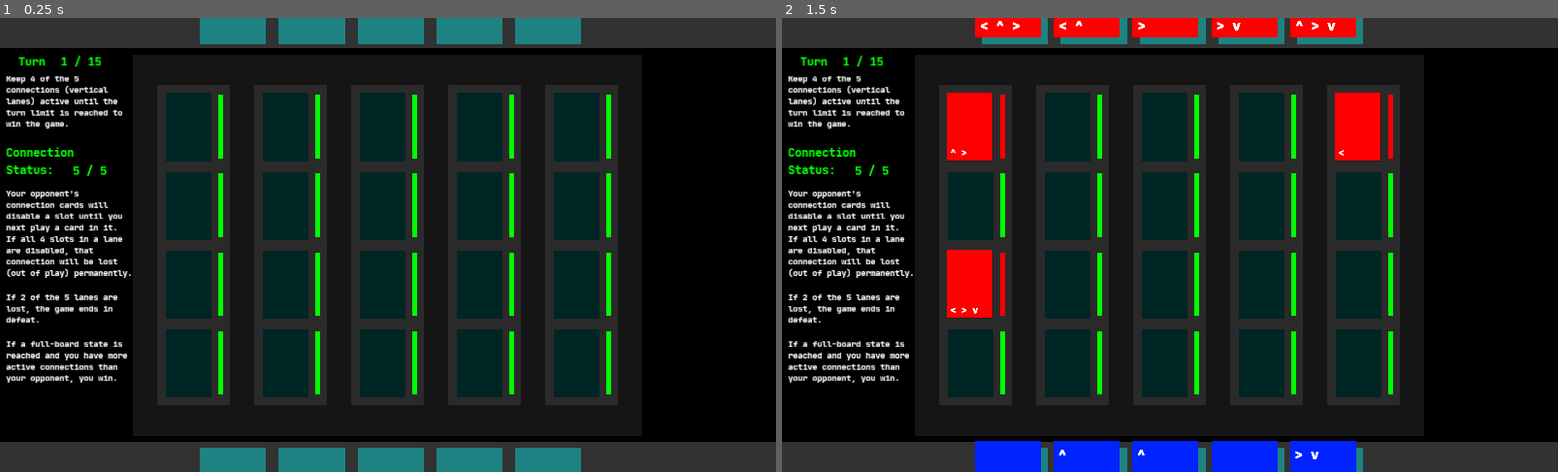
Above: before the commit, frames 1-2 (left to right).
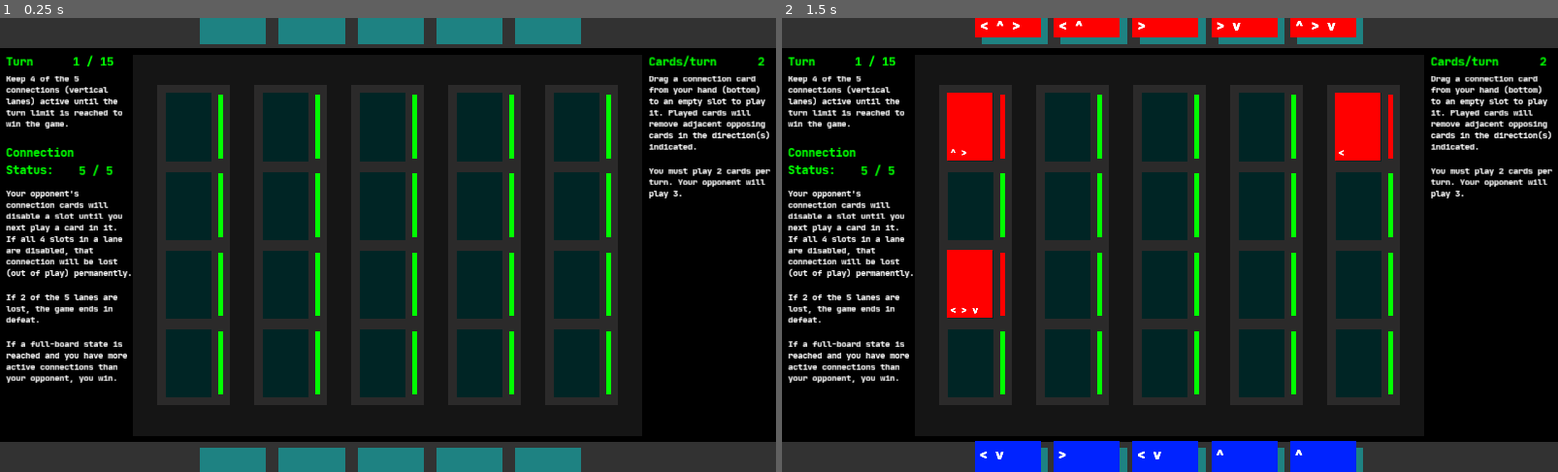
Above: after the commit, the same moments.

Repository: justinwash/Ludum-Dare-46
Game: Godot game, scene res://game.tscn
Same seed, same stepped clock (60 frames per second), same inputs: the game is played once before the commit and once after it.
Inputs (mouse positions are in pixels of both pictures, inside the frame that each line leads up to):
- Up to frame 1 (0.25 s): no input
- Up to frame 2 (1.5 s): tap Enter at 0.5 s; drag from (968, 353) to (968, 195) at 0.52 s; tap Space at 1.25 s; drag from (968, 272) to (968, 117) at 1.27 s

The runs differ from the first frame. In frame 1, 1.5% of the frame differs, in the area x 0-100%, y 8-40%; in frame 2, 1.6%, in the area x 0-100%, y 8-98%.

Commit message:
win/lose

Diff:
--- a/game/game.gd
+++ b/game/game.gd
@@ -6,9 +6,14 @@
 var lane_count = 5
 onready var lane_count_label = $Camera/UI/LanesCount
 
+var cards_count = 2
+onready var cards_label = $Camera/UI/CardsCount
+
 onready var player = $Player
 onready var opponent = $Opponent
 onready var board = $Board
+
+onready var win_lose = $Camera/UI/WinLose
 
 func _ready():
 	player.connect("end_turn", self, "_increment_turn_count")
@@ -41,13 +46,32 @@
 func _full_board():
 	_end_game("full_board")
 
+func set_cards_label(count):
+	cards_count = count
+	cards_label.text = str(cards_count)
+	if cards_count < 2:
+		_enter_danger_mode(cards_label)
+	else:
+		cards_label.set("custom_colors/font_color",Color(0,255,0))
+
 func _end_game(reason):
 	if reason == "turn limit":
 		print("game ended: turn limit - you win!")
+		win_lose.get_node("Win").visible = true
+		win_lose.get_node("Lose").visible = false
 	elif reason == "full board":
 		print("game ended: full board - you might win.")
 	elif reason == "lanes lost":
 		print("game ended: connection lost - you lose")
+		win_lose.get_node("Lose").visible = true
+		win_lose.get_node("Win").visible = false
 	else:
 		print("game ended: for no reason?")
 	get_tree().paused = true
+
+func _on_Quit_button_up():
+	get_tree().quit()
+
+func _on_Again_button_up():
+	get_tree().paused = false
+	get_tree().reload_current_scene()
--- a/game/game.tscn
+++ b/game/game.tscn
@@ -7,6 +7,8 @@
 [ext_resource path="res://shaders/ScanLine.shader" type="Shader" id=5]
 [ext_resource path="res://board/board.tscn" type="PackedScene" id=6]
 [ext_resource path="res://fonts/JetBrainsMono-ExtraBold.ttf" type="DynamicFontData" id=7]
+[ext_resource path="res://popups/victory.png" type="Texture" id=8]
+[ext_resource path="res://popups/defeat.png" type="Texture" id=9]
 
 [sub_resource type="ShaderMaterial" id=1]
 shader = ExtResource( 5 )
@@ -63,9 +65,9 @@
 }
 
 [node name="TurnsLabel" type="Label" parent="Camera/UI"]
-margin_left = 14.0
+margin_left = -2.0
 margin_top = 37.161
-margin_right = 68.0
+margin_right = 52.0
 margin_bottom = 59.161
 custom_fonts/font = SubResource( 2 )
 custom_colors/font_color = Color( 0, 1, 0, 1 )
@@ -75,38 +77,13 @@
 }
 
 [node name="TurnsCount" type="Label" parent="Camera/UI"]
-margin_left = 70.0
+margin_left = 86.0
 margin_top = 37.161
-margin_right = 148.0
+margin_right = 164.0
 margin_bottom = 73.161
 custom_fonts/font = SubResource( 2 )
 custom_colors/font_color = Color( 0, 1, 0, 1 )
 text = "15 / 15"
-__meta__ = {
-"_edit_use_anchors_": false
-}
-
-[node name="LanesLabel" type="Label" parent="Camera/UI"]
-margin_left = -2.0
-margin_top = 157.161
-margin_right = 52.0
-margin_bottom = 179.161
-custom_fonts/font = SubResource( 2 )
-custom_colors/font_color = Color( 0, 1, 0, 1 )
-text = "Connection
-Status:"
-__meta__ = {
-"_edit_use_anchors_": false
-}
-
-[node name="LanesCount" type="Label" parent="Camera/UI"]
-margin_left = 86.0
-margin_top = 181.161
-margin_right = 164.0
-margin_bottom = 217.161
-custom_fonts/font = SubResource( 2 )
-custom_colors/font_color = Color( 0, 1, 0, 1 )
-text = "5 / 5"
 __meta__ = {
 "_edit_use_anchors_": false
 }
@@ -123,6 +100,31 @@
 "_edit_use_anchors_": false
 }
 
+[node name="LanesLabel" type="Label" parent="Camera/UI"]
+margin_left = -2.0
+margin_top = 157.161
+margin_right = 52.0
+margin_bottom = 179.161
+custom_fonts/font = SubResource( 2 )
+custom_colors/font_color = Color( 0, 1, 0, 1 )
+text = "Connection
+Status:"
+__meta__ = {
+"_edit_use_anchors_": false
+}
+
+[node name="LanesCount" type="Label" parent="Camera/UI"]
+margin_left = 94.0
+margin_top = 181.161
+margin_right = 172.0
+margin_bottom = 217.161
+custom_fonts/font = SubResource( 2 )
+custom_colors/font_color = Color( 0, 1, 0, 1 )
+text = "5 / 5"
+__meta__ = {
+"_edit_use_anchors_": false
+}
+
 [node name="LanesExplaination" type="RichTextLabel" parent="Camera/UI"]
 margin_left = -2.0
 margin_top = 213.0
@@ -138,7 +140,114 @@
 __meta__ = {
 "_edit_use_anchors_": false
 }
+
+[node name="CardsLabel" type="Label" parent="Camera/UI"]
+margin_left = 846.0
+margin_top = 37.0
+margin_right = 1006.0
+margin_bottom = 59.0
+custom_fonts/font = SubResource( 2 )
+custom_colors/font_color = Color( 0, 1, 0, 1 )
+text = "Cards/turn"
+__meta__ = {
+"_edit_use_anchors_": false
+}
+
+[node name="CardsCount" type="Label" parent="Camera/UI"]
+margin_left = 990.0
+margin_top = 37.161
+margin_right = 1006.0
+margin_bottom = 59.161
+custom_fonts/font = SubResource( 2 )
+custom_colors/font_color = Color( 0, 1, 0, 1 )
+text = "2"
+__meta__ = {
+"_edit_use_anchors_": false
+}
+
+[node name="CardsExplaination" type="RichTextLabel" parent="Camera/UI"]
+margin_left = 846.0
+margin_top = 61.161
+margin_right = 1014.0
+margin_bottom = 349.161
+custom_fonts/normal_font = SubResource( 3 )
+text = "Drag a connection card from your hand (bottom) to an empty slot to play it. Played cards will remove adjacent opposing cards in the direction(s) indicated.
+
+You must play 2 cards per turn. Your opponent will play 3. "
+scroll_active = false
+__meta__ = {
+"_edit_use_anchors_": false
+}
+
+[node name="WinLose" type="Control" parent="Camera/UI"]
+pause_mode = 2
+margin_right = 1006.0
+margin_bottom = 581.0
+mouse_filter = 2
+__meta__ = {
+"_edit_use_anchors_": false
+}
+
+[node name="Lose" type="Node2D" parent="Camera/UI/WinLose"]
+visible = false
+z_index = 2
+
+[node name="defeat" type="Sprite" parent="Camera/UI/WinLose/Lose"]
+position = Vector2( 510, 317.161 )
+texture = ExtResource( 9 )
+
+[node name="Quit" type="Button" parent="Camera/UI/WinLose/Lose"]
+margin_left = 454.0
+margin_top = 381.161
+margin_right = 558.0
+margin_bottom = 401.161
+text = "Quit"
+__meta__ = {
+"_edit_use_anchors_": false
+}
+
+[node name="Again" type="Button" parent="Camera/UI/WinLose/Lose"]
+margin_left = 454.0
+margin_top = 349.161
+margin_right = 558.0
+margin_bottom = 369.161
+text = "Try Again"
+__meta__ = {
+"_edit_use_anchors_": false
+}
+
+[node name="Win" type="Node2D" parent="Camera/UI/WinLose"]
+visible = false
+z_index = 2
+
+[node name="victory" type="Sprite" parent="Camera/UI/WinLose/Win"]
+position = Vector2( 502, 317.161 )
+texture = ExtResource( 8 )
+
+[node name="Quit" type="Button" parent="Camera/UI/WinLose/Win"]
+margin_left = 454.0
+margin_top = 381.0
+margin_right = 558.0
+margin_bottom = 401.0
+text = "Quit"
+__meta__ = {
+"_edit_use_anchors_": false
+}
+
+[node name="Again" type="Button" parent="Camera/UI/WinLose/Win"]
+margin_left = 454.0
+margin_top = 349.0
+margin_right = 558.0
+margin_bottom = 369.0
+text = "Play Again"
+__meta__ = {
+"_edit_use_anchors_": false
+}
 [connection signal="end_turn" from="Opponent" to="Player" method="_on_Opponent_end_turn"]
 [connection signal="end_turn" from="Player" to="Opponent" method="_on_Player_end_turn"]
+[connection signal="button_up" from="Camera/UI/WinLose/Lose/Quit" to="." method="_on_Quit_button_up"]
+[connection signal="button_up" from="Camera/UI/WinLose/Lose/Again" to="." method="_on_Again_button_up"]
+[connection signal="button_up" from="Camera/UI/WinLose/Win/Quit" to="." method="_on_Quit_button_up"]
+[connection signal="button_up" from="Camera/UI/WinLose/Win/Again" to="." method="_on_Again_button_up"]
 
 [editable path="Board"]
--- a/game/player/opponent.gd
+++ b/game/player/opponent.gd
@@ -48,6 +48,9 @@
 
 		if len(open_slots) >= 3:
 			play_turn(3, open_slots)
+		elif len(open_slots) == 0:
+			emit_signal("end_game", "full board")
+			return
 		else:
 			play_one(open_slots)
 		end_turn()
--- a/game/player/opponent.tscn
+++ b/game/player/opponent.tscn
@@ -1,11 +1,10 @@
-[gd_scene load_steps=7 format=2]
+[gd_scene load_steps=6 format=2]
 
 [ext_resource path="res://utilities/finitestatemachine/statemachine.tscn" type="PackedScene" id=1]
 [ext_resource path="res://card/placeholders/placeholder-open.png" type="Texture" id=2]
 [ext_resource path="res://player/opponent.gd" type="Script" id=3]
 [ext_resource path="res://player/Hand.gd" type="Script" id=4]
 [ext_resource path="res://player/deck.tscn" type="PackedScene" id=5]
-[ext_resource path="res://player/discard.tscn" type="PackedScene" id=6]
 
 [node name="Opponent" type="Node2D"]
 script = ExtResource( 3 )
@@ -28,9 +27,6 @@
 [node name="Deck" parent="." instance=ExtResource( 5 )]
 position = Vector2( 1080, -88 )
 AI = true
-
-[node name="Discard" parent="." instance=ExtResource( 6 )]
-position = Vector2( -152, -88 )
 
 [node name="Hand" type="Node2D" parent="."]
 script = ExtResource( 4 )
--- a/game/player/player.gd
+++ b/game/player/player.gd
@@ -5,6 +5,8 @@
 
 export(NodePath) var board_node
 onready var board = get_node(board_node)
+
+onready var game = get_parent()
 
 var held_card
 
@@ -21,6 +23,7 @@
 		var _dropped_card = card.connect("dropped_card", self, "_dropped_card")
 
 func _process(_delta):
+	game.set_cards_label(2 - played_cards)
 	if is_turn and played_cards > 1:
 		played_cards = 0
 		end_turn()
Not shown: 1 places in game/game.tscn that only renumber resources
Binary file added: game/popups/defeat.png
Not shown, added: game/popups/defeat.png.import
Binary file added: game/popups/victory.png
Not shown, added: game/popups/victory.png.import
